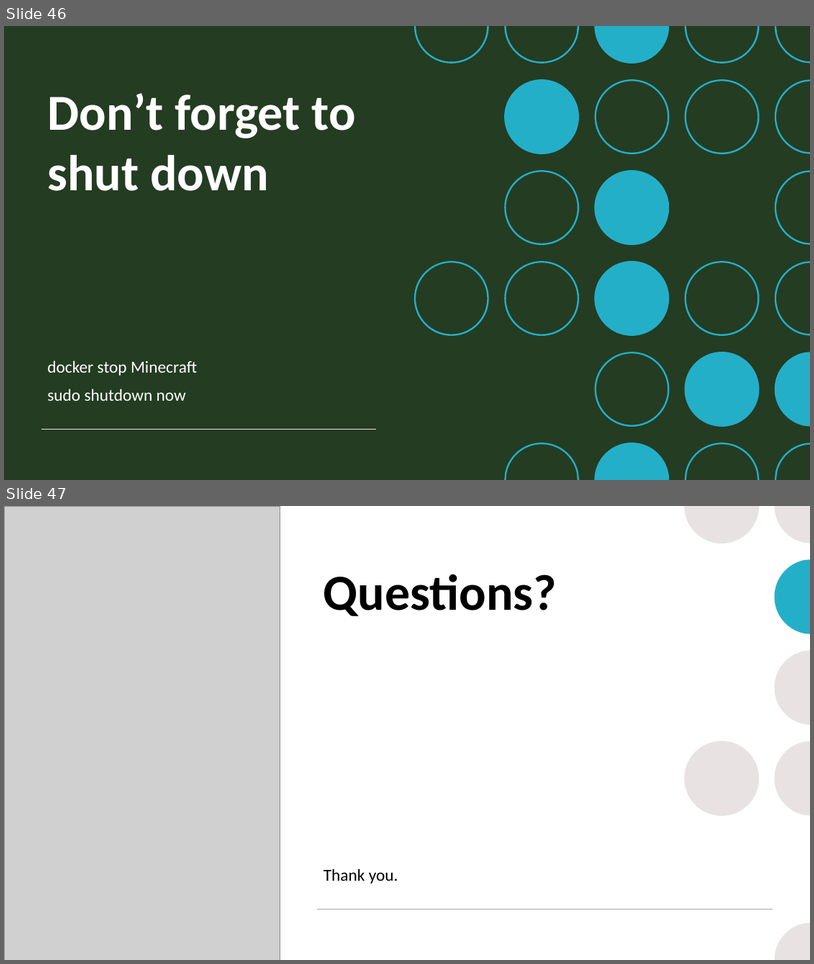
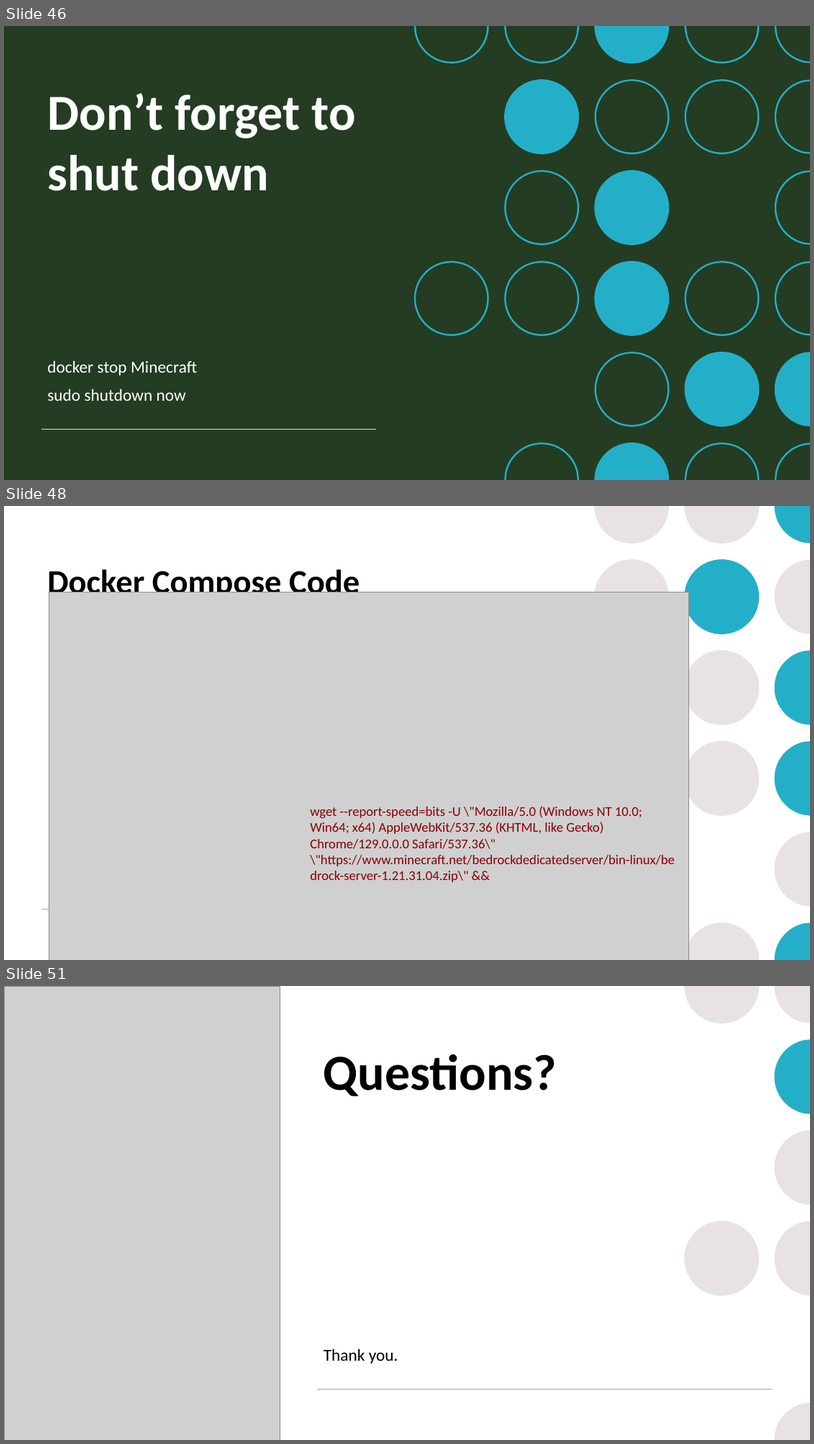
Before and after one commit to mrobbeloth/Lectures, a slide deck: Minecraft/Learning DevOps Through Minecraft.pptx. Shown one above the other, each under a label of ours: slides 46 and 47 before the commit, slides 46, 48 and 51 after it; the slides between them are not shown. The pictures are 814x964 and 814x1444 pixels, drawn with LibreOffice and Linux fonts; fonts in the diff are those of the drawing; grey boxes stand for pictures. Boxes give left, top, right and bottom in pixels: in the first picture for what was removed or moved away, otherwise in the second. Text is boxed around its words. In the diff, an @@ line names an element or a change of style, - is before the commit and + after.

Commit message:
Update presentation with Bedrock info

```diff
--- a/Minecraft/Learning DevOps Through Minecraft.pptx
+++ b/Minecraft/Learning DevOps Through Minecraft.pptx
@@ slide 48 added at (x1=4, y1=506, x2=810, y2=960), background #FFFFFF; not listed: 7 template elements that a slide beside it also shows @@
@@ group added at (x1=594, y1=506, x2=759, y2=960): 4 ellipses, 2 freeform shapes @@
@@ title added at (x1=47, y1=565, x2=360, y2=602), 40 pt, text #000000, bold @@
+Docker Compose Code
@@ picture added at (x1=49, y1=592, x2=689, y2=960) @@
@@ text added at (x1=310, y1=806, x2=675, y2=882), 16 pt, text #8B0000 @@
+wget --report-speed=bits -U \"Mozilla/5.0 (Windows NT 10.0; Win64; x64) AppleWebKit/537.36 (KHTML, like Gecko) Chrome/129.0.0.0 Safari/537.36\" \"https://www.minecraft.net/bedrockdedicatedserver/bin-linux/bedrock-server-1.21.31.04.zip\" &&
@@ line added from (41, 909) to (527, 909), #A6A6A6 1 pt @@
@@ what was slide 47 is now slide 51 @@
```
Also in this commit, not shown: 4 slides changed, 4 other slides added, 2 slides removed.
